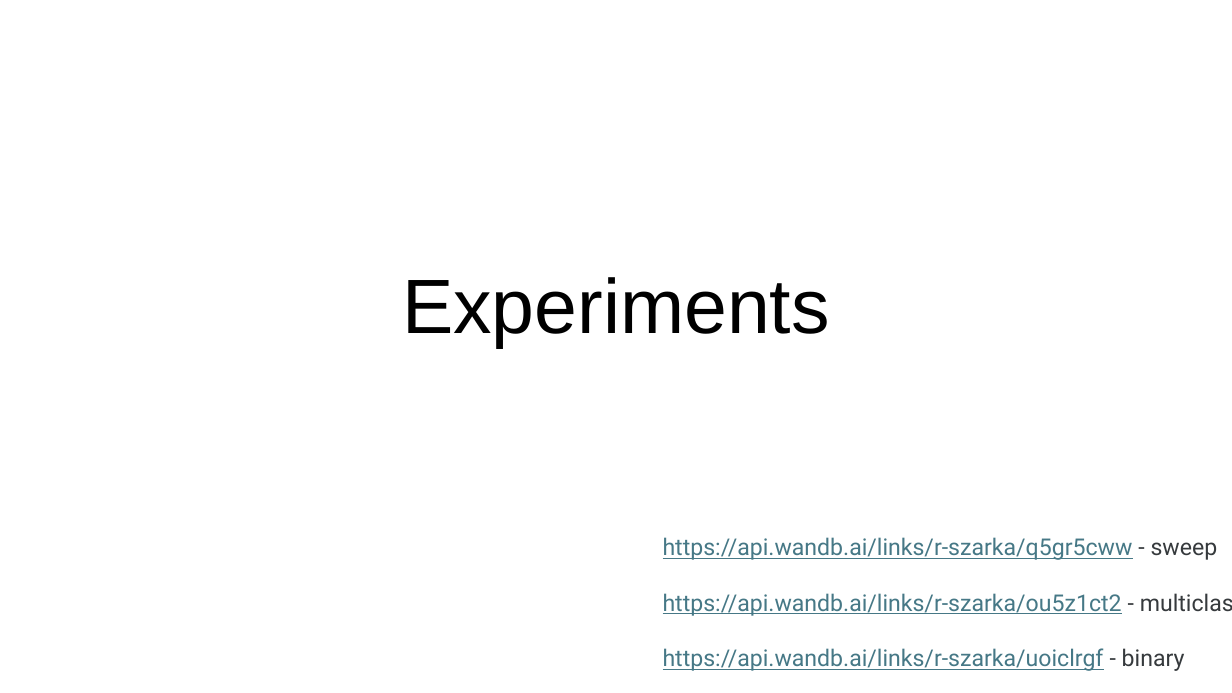
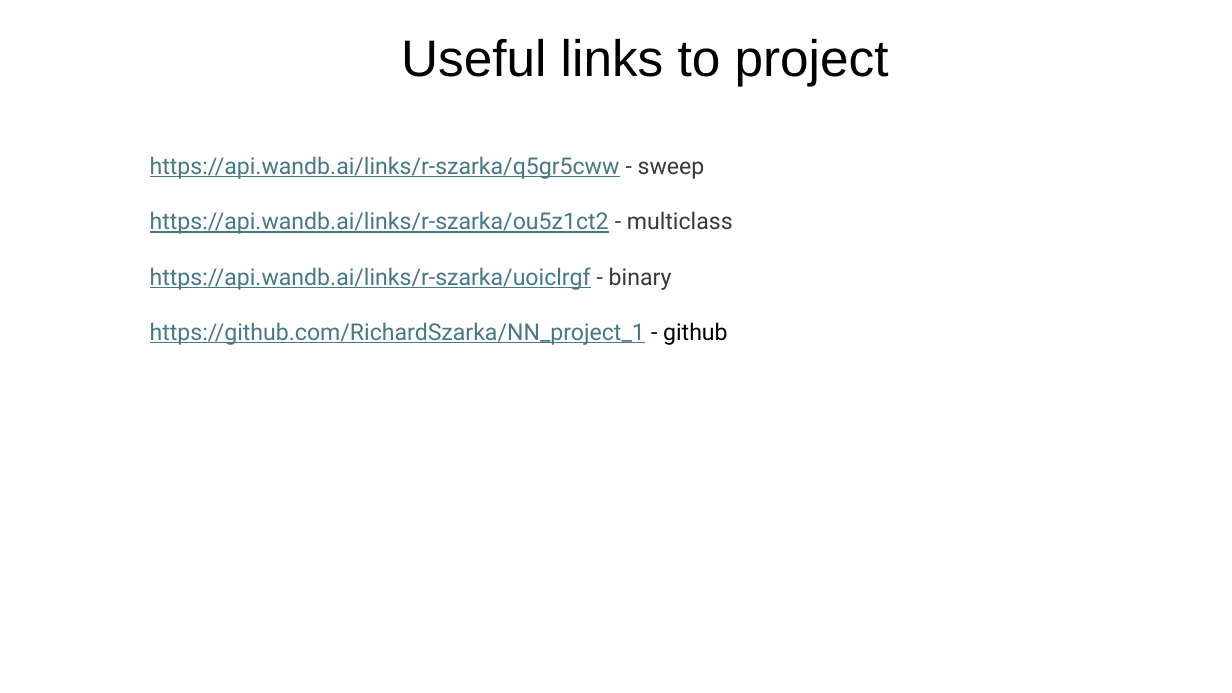
Before and after one commit to RichardSzarka/NN_project_1, a slide deck: slide 16 of presentation_documentation.pptx (slide 10 before the commit). Drawn at 1232x693 pixels with LibreOffice and Linux fonts; fonts in the diff are those of the drawing. Boxes give left, top, right and bottom in pixels: in the first picture for what was removed or moved away, otherwise in the second. Text is boxed around its words. In the diff, an @@ line names an element or a change of style, - is before the commit and + after.

```diff
--- a/presentation_documentation.pptx
+++ b/presentation_documentation.pptx
@@ text added at box(401, 38, 889, 86), 40 pt, text #000000 @@
+Useful links to project
@@ text "https://api.wandb.ai/links/r-szarka/q5gr5cww - sweep": place and size @@
-text "https://api.wandb.ai/links/r-szarka/q5gr5cww - sweep" at box(663, 537, 1218, 671)
+text "https://api.wandb.ai/links/r-szarka/q5gr5cww - sweep" at box(150, 156, 733, 345)
@@ title removed at box(402, 277, 830, 348) @@
-Experiments
@@ text at box(150, 322, 728, 345): paragraph added @@
+https://github.com/RichardSzarka/NN_project_1 - github
```
Also in this commit, not shown: 1 slide added, 18 other files.
